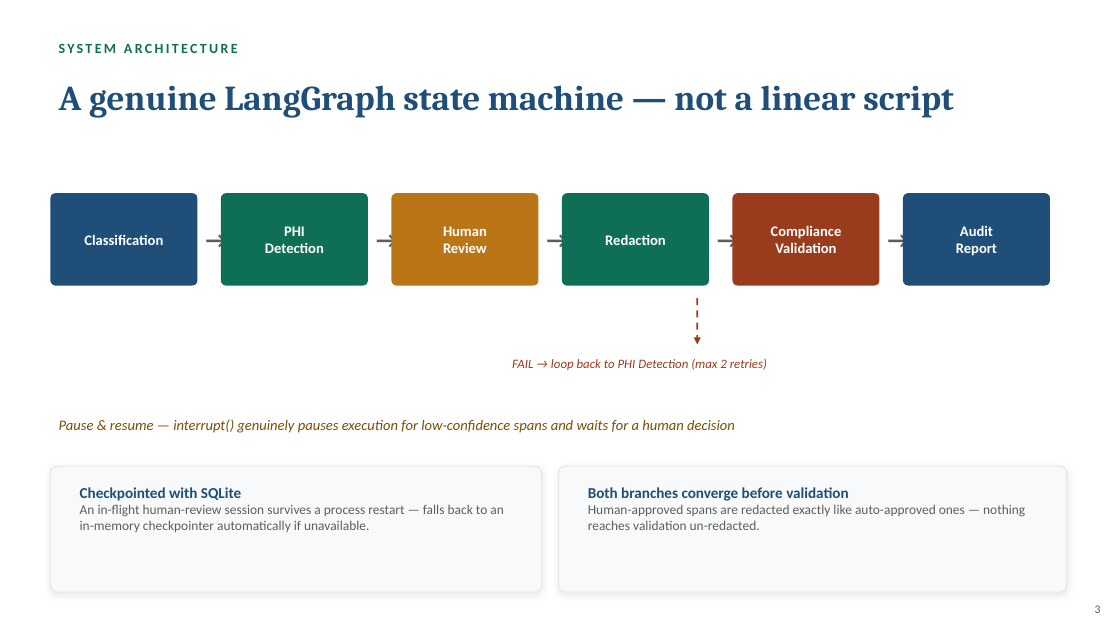
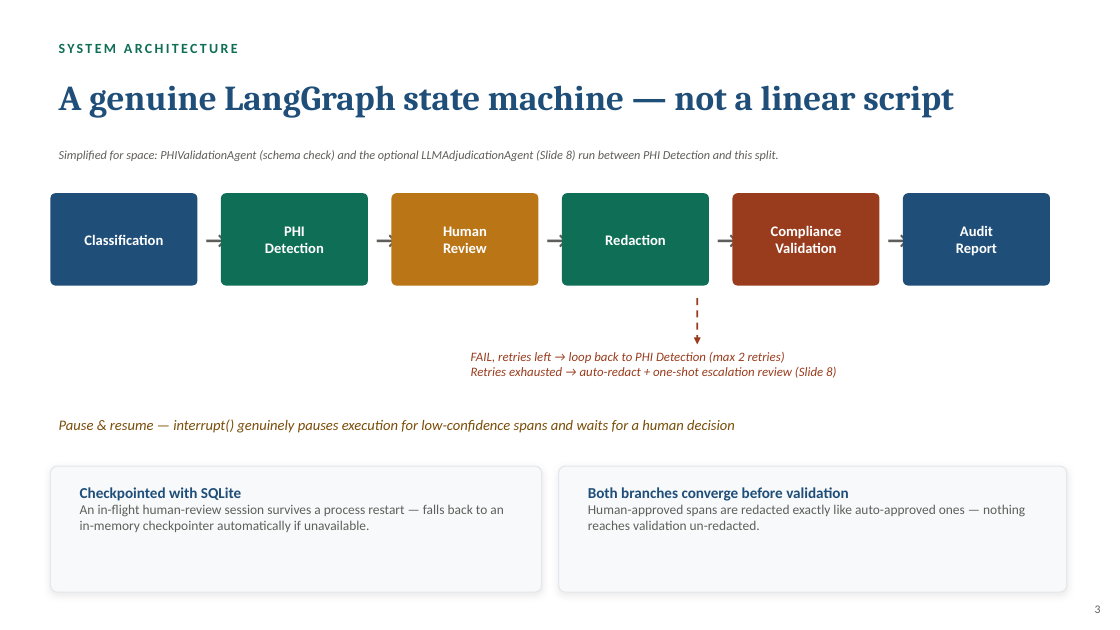
Before and after one commit to Ramya192/phi-deidentification, a slide deck: slide 3 of Capstone_Presentation.pptx. Drawn at 1120x630 pixels with LibreOffice and Linux fonts; fonts in the diff are those of the drawing. Boxes give left, top, right and bottom in pixels: in the first picture for what was removed or moved away, otherwise in the second. Text is boxed around its words. In the diff, an @@ line names an element or a change of style, - is before the commit and + after.

```diff
--- a/Capstone_Presentation.pptx
+++ b/Capstone_Presentation.pptx
@@ text added at bbox=[59, 150, 779, 161], 10.5 pt, text #5F5E5A, italic @@
+Simplified for space: PHIValidationAgent (schema check) and the optional LLMAdjudicationAgent (Slide 8) run between PHI Detection and this split.
@@ text at bbox=[471, 352, 836, 378]: text changed @@
-FAIL → loop back to PHI Detection (max 2 retries)
+FAIL, retries left → loop back to PHI Detection (max 2 retries)
+Retries exhausted → auto-redact + one-shot escalation review (Slide 8)
```
Also in this commit, not shown: 9 other slides changed, 7 slides added, 46 other files.
